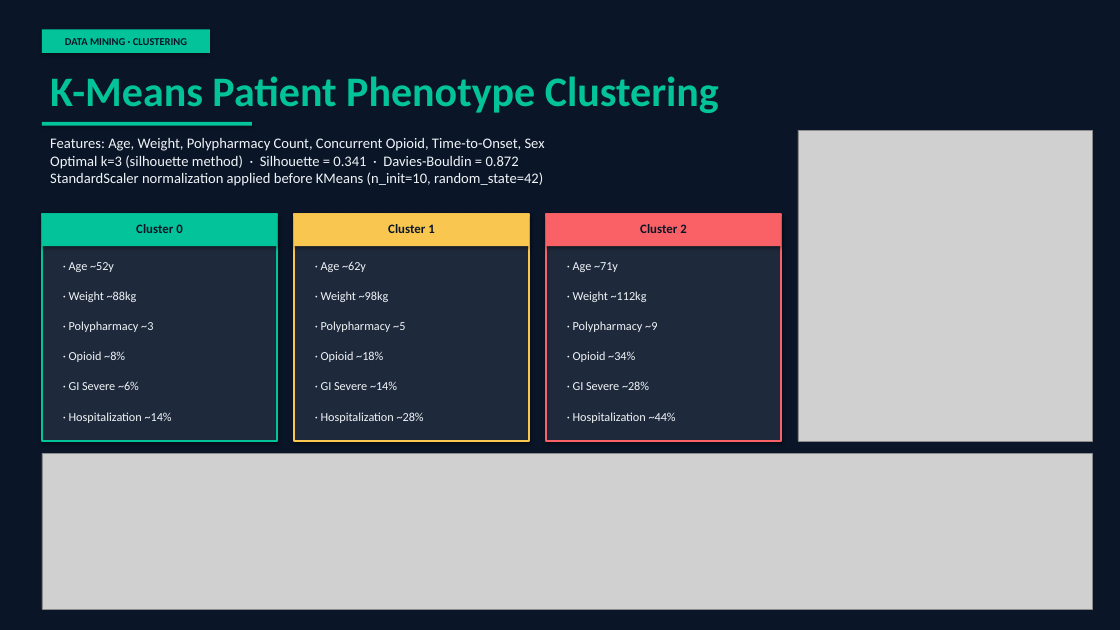
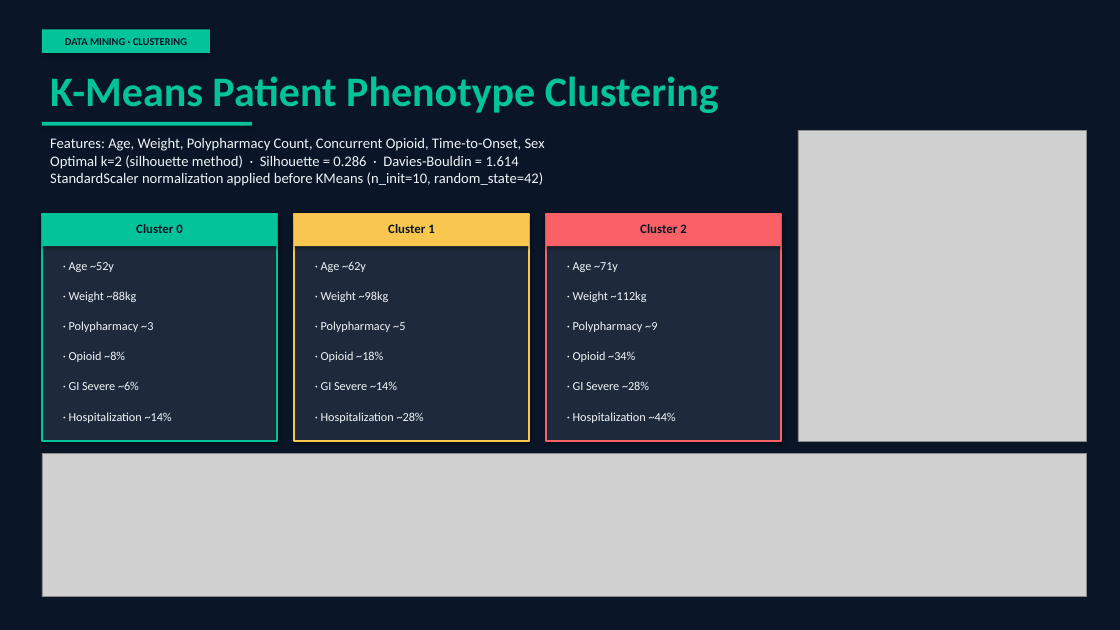
Before and after one commit to anu-myadala/drugshealth, a slide deck: slide 9 of reports/GLP1_FAERS_Presentation.pptx. Drawn at 1120x630 pixels with LibreOffice and Linux fonts; fonts in the diff are those of the drawing; grey boxes stand for pictures. Boxes give left, top, right and bottom in pixels: in the first picture for what was removed or moved away, otherwise in the second. Text is boxed around its words. In the diff, an @@ line names an element or a change of style, - is before the commit and + after.

```diff
--- a/reports/GLP1_FAERS_Presentation.pptx
+++ b/reports/GLP1_FAERS_Presentation.pptx
@@ text at bbox=[50, 138, 545, 186]: text changed @@
-Features: Age, Weight, Polypharmacy Count, Concurrent Opioid, Time-to-Onset, Sex
-Optimal k=3 (silhouette method) · Silhouette = 0.341 · Davies-Bouldin = 0.872
-StandardScaler normalization applied before KMeans (n_init=10, random_state=42)
+Features: Age, Weight, Polypharmacy Count, Concurrent Opioid, Time-to-Onset, Sex
+Optimal k=2 (silhouette method) · Silhouette = 0.286 · Davies-Bouldin = 1.614
+StandardScaler normalization applied before KMeans (n_init=10, random_state=42)
@@ picture: place and size @@
-picture at bbox=[798, 130, 1092, 441]
+picture at bbox=[798, 130, 1086, 441]
@@ picture: place and size @@
-picture at bbox=[42, 454, 1092, 609]
+picture at bbox=[42, 454, 1086, 597]
```
Also in this commit, not shown: 4 other slides changed, 17 other files.
